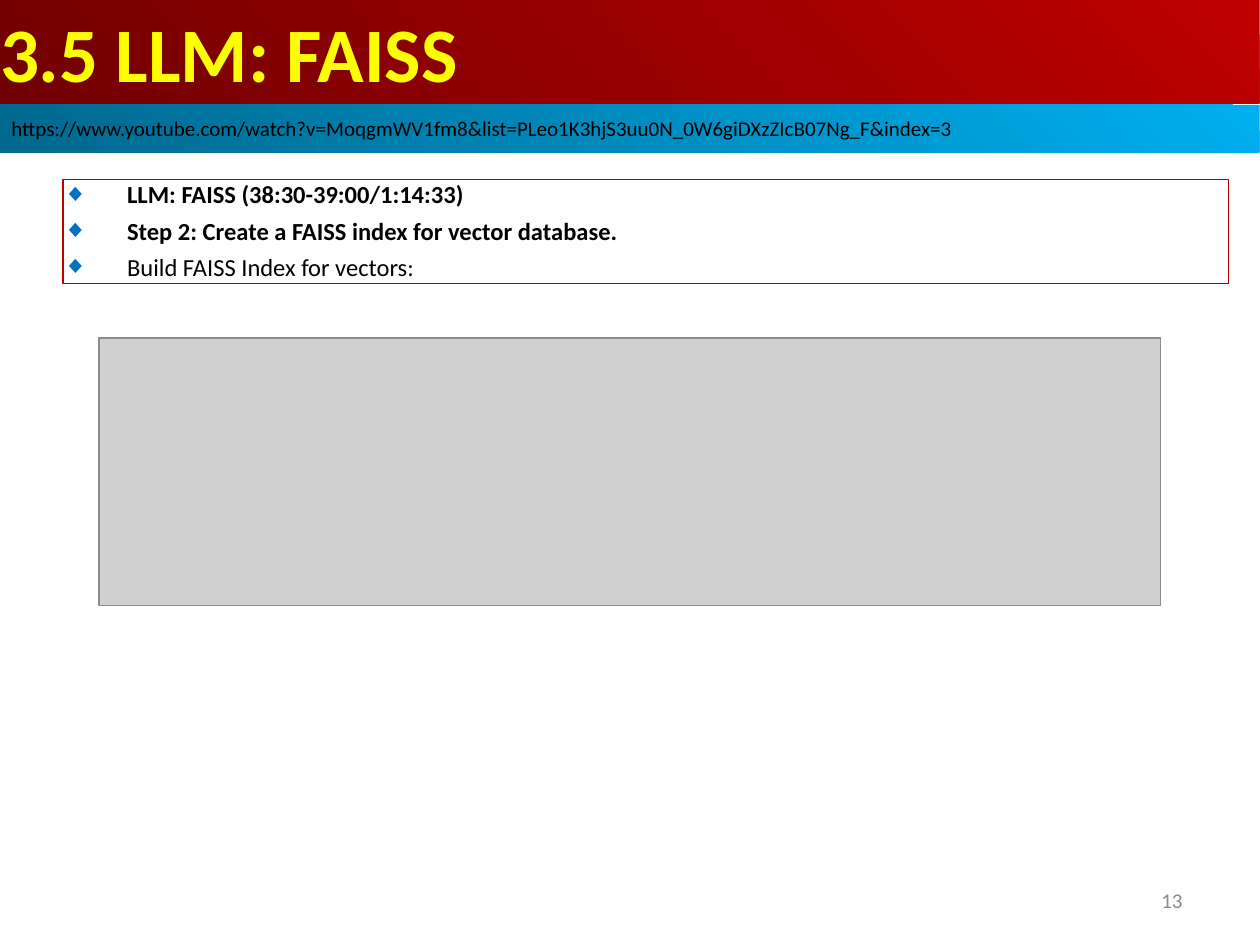
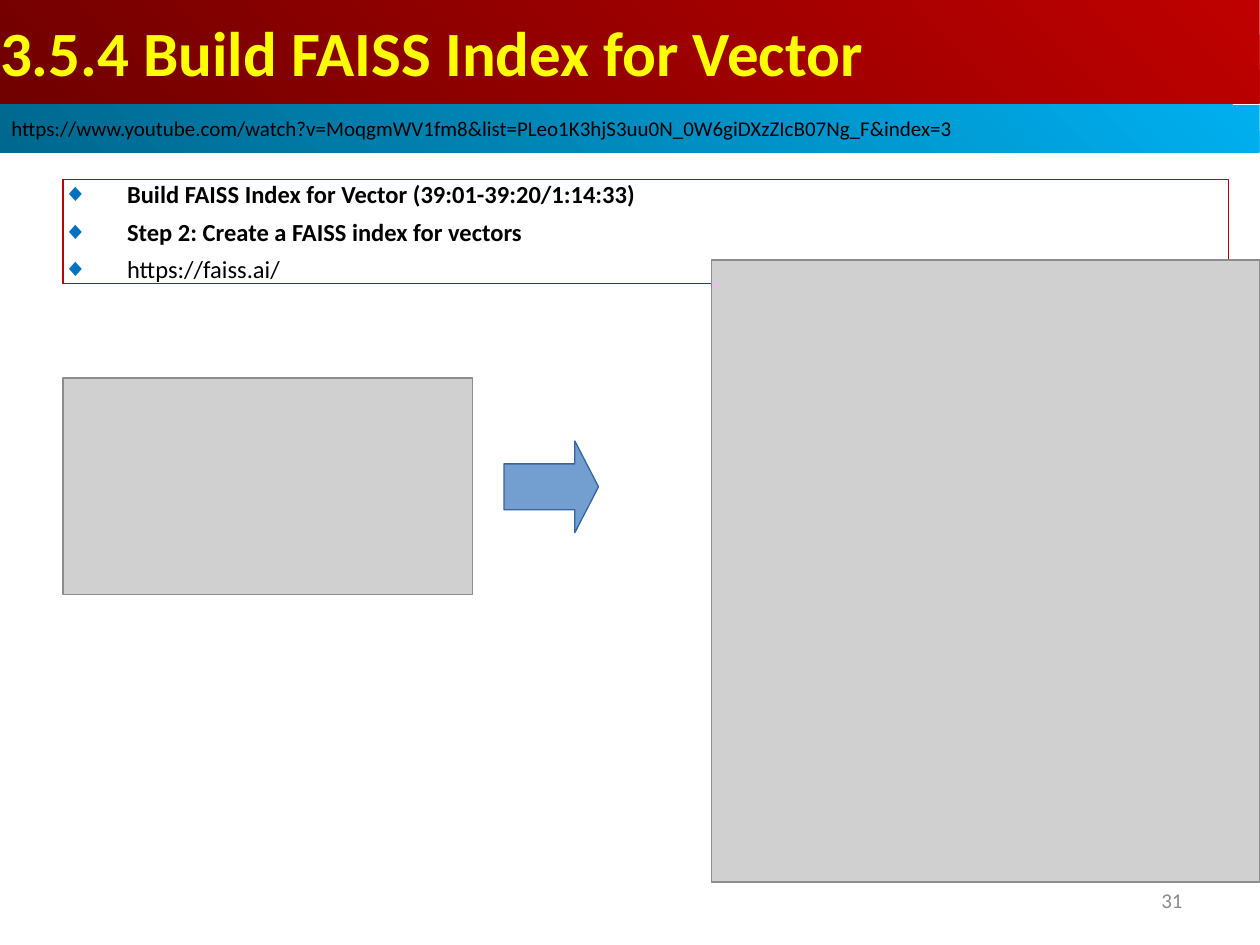
Before and after one commit to peterhchen/AIU_CS515_LLM, a slide deck: slide 31 of 810_LangChain_CB/003.04_05_TextSplit_FAISS/001_Video/03.05_FAISS.ppt (slide 13 before the commit). Drawn at 1260x945 pixels with LibreOffice and Linux fonts; fonts in the diff are those of the drawing; grey boxes stand for pictures. Boxes give left, top, right and bottom in pixels: in the first picture for what was removed or moved away, otherwise in the second. Text is boxed around its words. In the diff, an @@ line names an element or a change of style, - is before the commit and + after.

```diff
--- a/810_LangChain_CB/003.04_05_TextSplit_FAISS/001_Video/03.05_FAISS.ppt
+++ b/810_LangChain_CB/003.04_05_TextSplit_FAISS/001_Video/03.05_FAISS.ppt
@@ text in rectangle at (0, 31, 862, 77): text changed; size 44 to 36 pt @@
-3.5 LLM: FAISS
+3.5.4 Build FAISS Index for Vector
@@ text in rectangle at (127, 185, 635, 284): text changed @@
-◆ LLM: FAISS (38:30-39:00/1:14:33)
-◆ Step 2: Create a FAISS index for vector database.
-◆ Build FAISS Index for vectors:
+◆ Build FAISS Index for Vector (39:01-39:20/1:14:33)
+◆ Step 2: Create a FAISS index for vectors
+◆ https://faiss.ai/
@@ picture added at (712, 260, 1260, 882) @@
@@ picture: place and size @@
-picture at (98, 338, 1160, 605)
+picture at (63, 378, 472, 595)
@@ right arrow added at (504, 441, 598, 533), fill #729FCF, outline #3465A4 0.74 pt @@
@@ page number at (1161, 894, 1182, 908): text changed @@
-13
+31
```
Also in this commit, not shown: 15 other slides changed, 27 slides added, 2 slides removed.
